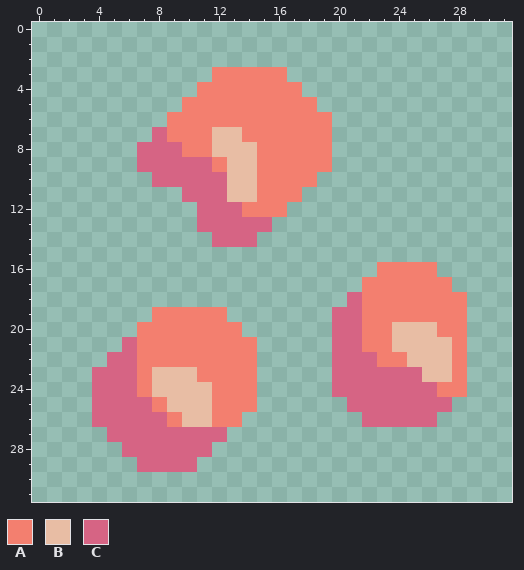
Edited in one commit: pixel-art sprite (assets/sprites/blocks/environment/ore-palladium2.png). The picture above was drawn from the file before the commit.
The file is 32x32 pixels.
Palette (. is transparent): A #f37f6f  B #e8bda4  C #d66484
Once edited:
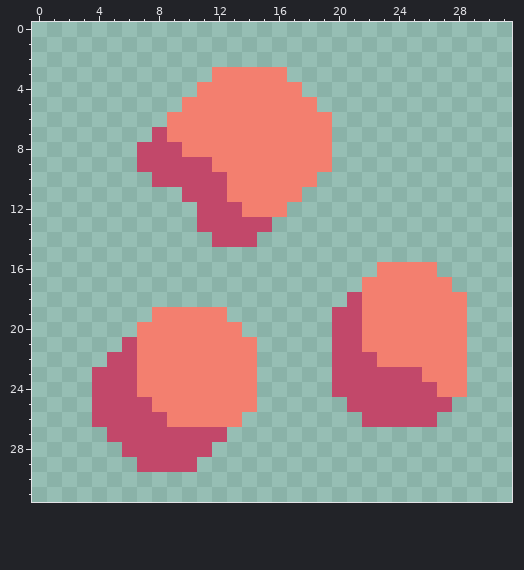
Commit message: ballista template for Zheka + changed palladium ore sprites
Change:
colour C: #d66484 -> #c2486a
Changed rows in their new state; - is a pixel that keeps its letter.
first column x 12:
 7 AA-
 8 AAA
 9 -AA
10 -AA
11 -AA
first column x 8:
20 ----------------AAA-
21 ----------------AAAA
22 -----------------AAA
23 AAA---------------AA
24 AAAA----------------
25 -AAA----------------
26 --AA----------------
Pixel boxes of the changes (left, top, right, bottom) in both pictures:
changed: (137, 127, 272, 247)
changed: (332, 292, 452, 427)
changed: (92, 337, 227, 472)
